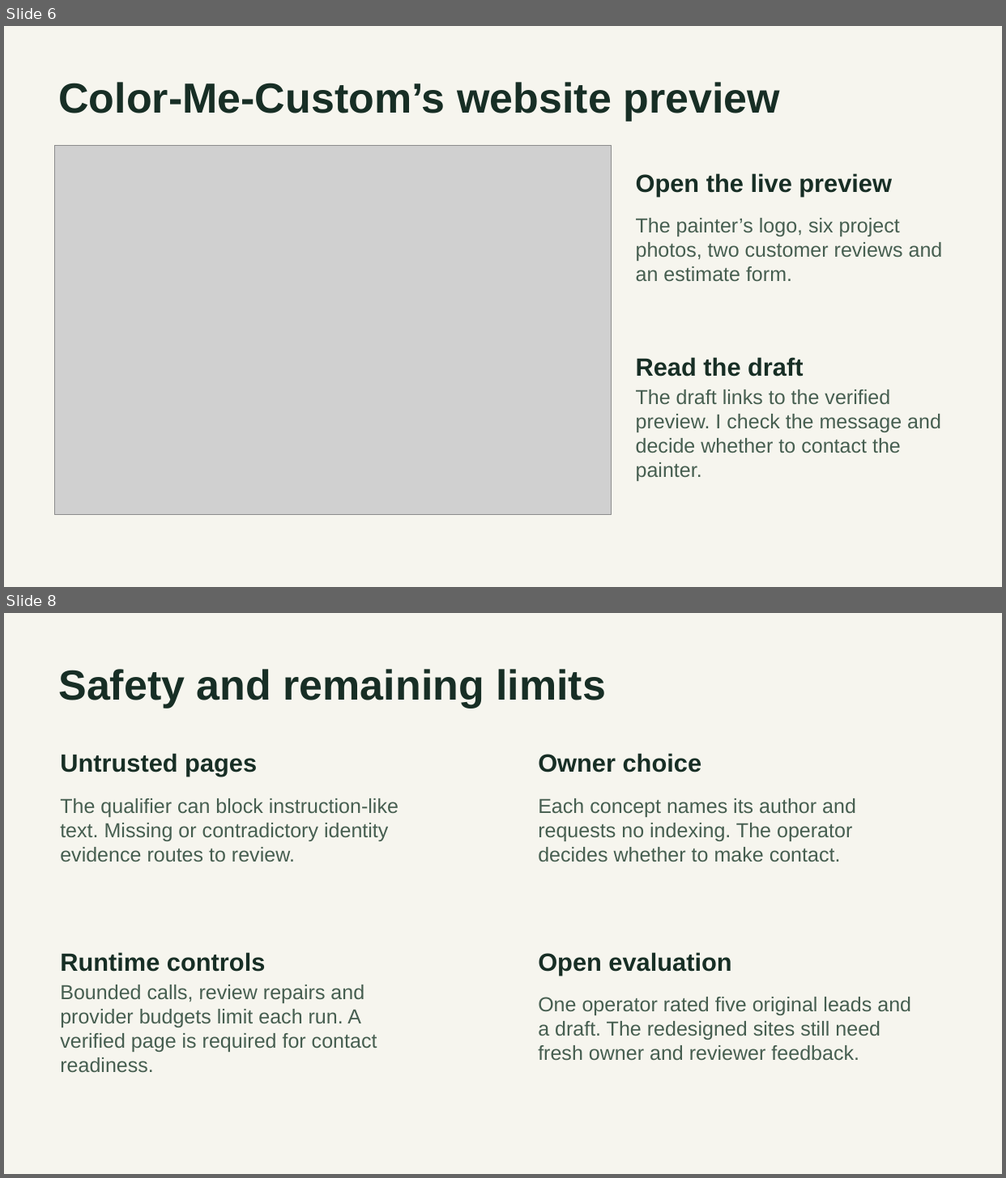
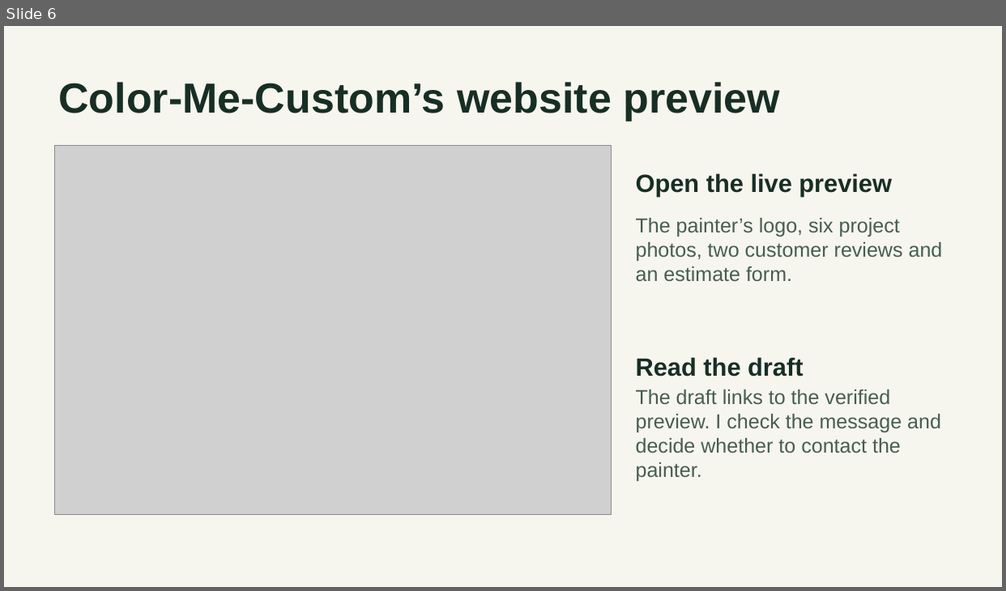
Before and after one commit to Abraham21/sitescout-capstone, a slide deck: submission/SiteScout Presentation.pptx. Shown one above the other, each under a label of ours: slides 6 and 8 before the commit, slide 6 after it; the slides between them are not shown. The pictures are 1006x1178 and 1006x591 pixels, drawn with LibreOffice and Linux fonts; fonts in the diff are those of the drawing; grey boxes stand for pictures. Boxes give left, top, right and bottom in pixels: in the first picture for what was removed or moved away, otherwise in the second. Text is boxed around its words. In the diff, an @@ line names an element or a change of style, - is before the commit and + after.

```diff
--- a/submission/SiteScout Presentation.pptx
+++ b/submission/SiteScout Presentation.pptx
@@ slide 8 removed at [4, 613, 1002, 1174], background #F6F5EE @@
@@ text removed at [58, 669, 606, 709] @@
-Safety and remaining limits
@@ text removed at [60, 753, 257, 777] @@
-Untrusted pages
@@ text removed at [538, 753, 702, 773] @@
-Owner choice
@@ text removed at [60, 798, 398, 862] @@
-The qualifier can block instruction-like text. Missing or contradictory identity evidence routes to review.
@@ text removed at [538, 798, 856, 862] @@
-Each concept names its author and requests no indexing. The operator decides whether to make contact.
@@ text removed at [60, 952, 265, 972] @@
-Runtime controls
@@ text removed at [538, 952, 731, 975] @@
-Open evaluation
@@ text removed at [60, 985, 377, 1073] @@
-Bounded calls, review repairs and provider budgets limit each run. A verified page is required for contact readiness.
@@ text removed at [538, 997, 911, 1061] @@
-One operator rated five original leads and a draft. The redesigned sites still need fresh owner and reviewer feedback.
```
Also in this commit, not shown: 6 slides changed, 1 slide added, 6 other files.
